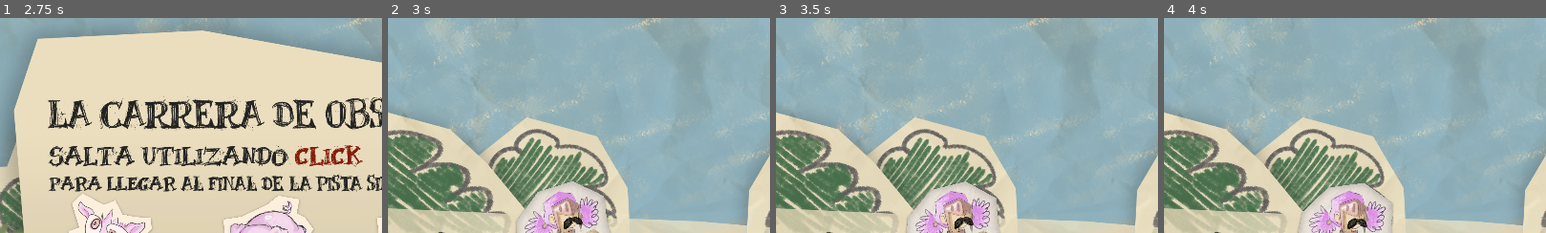
Above: before the commit, frames 1-4 (left to right).
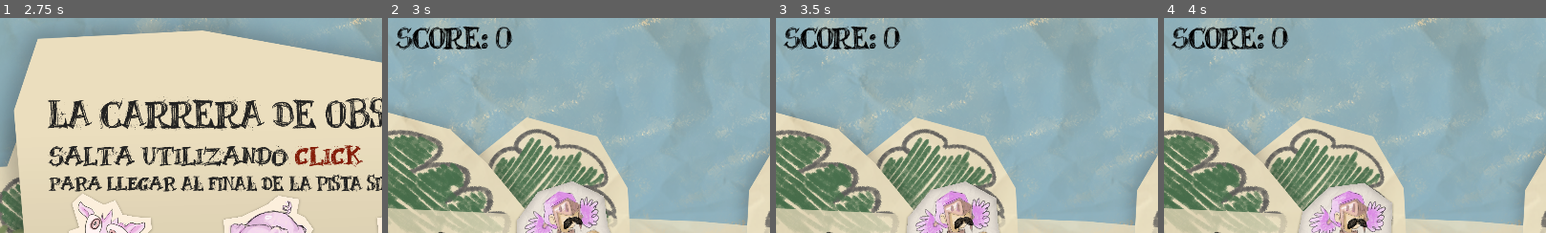
Above: after the commit, the same moments.

Repository: elianabarrios/a-frog-for-the-queendome
Game: Godot game, scene res://scenes/menu/Menu.tscn
Two runs of this game, one before a commit and one after it. Both use one fixed random seed, a clock stepped at 60 frames per second and the inputs below.
Inputs (mouse positions are % of the whole screen's width and height, from its top left):
- Up to frame 1 (2.75 s): click (49, 74) at 0.5 s; click "SKIP" at 1.25 s; click (77, 68) at 2 s
- Up to frame 2 (3 s): click (52, 84) at 2.75 s
- Up to frame 3 (3.5 s): no input
- Up to frame 4 (4 s): move the mouse to (72, 45) at 3.52 s; click (72, 45) at 3.6 s
The pictures show only the part of the screen within x 4-54%, y 6-56%; the shares and areas given below are measured in that part.

Frame 1 is identical in both runs. In frame 2, 1.6% of the frame differs, in the area x 2-33%, y 3-16%; in frame 3, 1.6%; in frame 4, 1.6%.

Commit message:
puntaje del nivel
se creo el puntaje del nivel y su descenso ante colisiones

Diff:
--- a/scenes/characters/princess/peluda/PrincessPeluda.gd
+++ b/scenes/characters/princess/peluda/PrincessPeluda.gd
@@ -22,5 +22,6 @@
 
 
 func _on_Timer_timeout():
+	get_tree().call_group("UI","_go_score_timer")
 	levelStart = true
 	pass
--- a/scenes/level_1/Level1.tscn
+++ b/scenes/level_1/Level1.tscn
@@ -1,8 +1,9 @@
-[gd_scene load_steps=7 format=2]
+[gd_scene load_steps=8 format=2]
 
 [ext_resource path="res://scenes/level_1/Level1Background.tscn" type="PackedScene" id=1]
 [ext_resource path="res://scenes/obstacle/Obstacle.tscn" type="PackedScene" id=2]
 [ext_resource path="res://scenes/characters/princess/peluda/PrincessPeluda.tscn" type="PackedScene" id=3]
+[ext_resource path="res://scenes/ui/UI.tscn" type="PackedScene" id=4]
 [ext_resource path="res://scenes/obstacle/FlyPig.tscn" type="PackedScene" id=5]
 
 [sub_resource type="Animation" id=1]
@@ -241,4 +242,6 @@
 
 [node name="FlyPig19" parent="." instance=ExtResource( 5 )]
 position = Vector2( 48642, 318 )
+
+[node name="UI" parent="." instance=ExtResource( 4 )]
 [connection signal="timeout" from="Timer" to="PrincessPeluda" method="_on_Timer_timeout"]
--- /dev/null
+++ b/scenes/obstacle/FlyPig.gd
@@ -0,0 +1,25 @@
+extends KinematicBody2D
+
+var flying = Vector2(-300,0)
+var start = false
+
+func _physics_process(delta):
+	if start == true:
+		move_and_slide(flying)
+	pass
+
+
+
+func _on_VisibilityNotifier2D_screen_exited():
+	queue_free()
+	pass # Replace with function body.
+
+
+func _on_VisibilityNotifier2D_screen_entered():
+	start = true
+	pass # Replace with function body.
+
+
+func _on_PiggyArea_area_entered(area):
+	get_tree().call_group("UI","_damage")
+	pass # Replace with function body.
--- a/scenes/obstacle/FlyPig.tscn
+++ b/scenes/obstacle/FlyPig.tscn
@@ -1,6 +1,7 @@
-[gd_scene load_steps=4 format=2]
+[gd_scene load_steps=5 format=2]
 
 [ext_resource path="res://assets/obstacle/flying-pig.png" type="Texture" id=1]
+[ext_resource path="res://scenes/obstacle/FlyPig.gd" type="Script" id=2]
 
 [sub_resource type="CircleShape2D" id=1]
 radius = 264.134
@@ -9,7 +10,10 @@
 radius = 290.638
 
 [node name="FlyPig" type="KinematicBody2D"]
-scale = Vector2( 0.6, 0.6 )
+scale = Vector2( 0.5, 0.5 )
+collision_layer = 0
+collision_mask = 0
+script = ExtResource( 2 )
 
 [node name="CoolPiggy" type="Sprite" parent="."]
 scale = Vector2( 0.7, 0.7 )
@@ -20,9 +24,13 @@
 shape = SubResource( 1 )
 
 [node name="PiggyArea" type="Area2D" parent="."]
+collision_layer = 2
 
 [node name="PiggyAreaCollision" type="CollisionShape2D" parent="PiggyArea"]
 scale = Vector2( 0.7, 0.7 )
 shape = SubResource( 2 )
 
 [node name="VisibilityNotifier2D" type="VisibilityNotifier2D" parent="."]
+[connection signal="area_entered" from="PiggyArea" to="." method="_on_PiggyArea_area_entered"]
+[connection signal="screen_entered" from="VisibilityNotifier2D" to="." method="_on_VisibilityNotifier2D_screen_entered"]
+[connection signal="screen_exited" from="VisibilityNotifier2D" to="." method="_on_VisibilityNotifier2D_screen_exited"]
--- a/scenes/obstacle/Obstacle.gd
+++ b/scenes/obstacle/Obstacle.gd
@@ -11,12 +11,11 @@
 
 
 func _on_PigArea_area_entered(area):
-	##ACA DEBERIA LLAMAR A UNA FUNCIÓN EN PLAYER O UI PARA CONTAR LA ALTERACIÓN DEL PUNTAJE
+	get_tree().call_group("UI","_damage")
 	$Pig.play("Pisao")
 	pisao = true
+	pass
 
-	## Reproducir sonido, cambiar de animación
-	pass
 
 
 func _on_VisibilityNotifier2D_screen_exited():
--- /dev/null
+++ b/scenes/obstacle/VisibilityNotifier2D.gd
@@ -0,0 +1,16 @@
+extends VisibilityNotifier2D
+
+
+# Declare member variables here. Examples:
+# var a = 2
+# var b = "text"
+
+
+# Called when the node enters the scene tree for the first time.
+func _ready():
+	pass # Replace with function body.
+
+
+# Called every frame. 'delta' is the elapsed time since the previous frame.
+#func _process(delta):
+#	pass
--- /dev/null
+++ b/scenes/ui/ScoreScreen.gd
@@ -0,0 +1,6 @@
+extends Node2D
+
+
+
+func _ready():
+	pass # Replace with function body.
--- a/scenes/ui/ScoreScreen.tscn
+++ b/scenes/ui/ScoreScreen.tscn
@@ -1,31 +1,43 @@
-[gd_scene load_steps=2 format=2]
+[gd_scene load_steps=3 format=2]
 
 [ext_resource path="res://assets/level/final_points.png" type="Texture" id=1]
+[ext_resource path="res://scenes/ui/ScoreScreen.gd" type="Script" id=2]
 
 [node name="ScoreScreen" type="Node2D"]
+script = ExtResource( 2 )
 
 [node name="ScoresBackground" type="Sprite" parent="."]
 position = Vector2( 962, 541 )
 texture = ExtResource( 1 )
 
-[node name="Control" type="Control" parent="."]
-margin_right = 40.0
-margin_bottom = 40.0
+[node name="ProsperaScore" type="Label" parent="."]
+margin_left = 816.0
+margin_top = 440.0
+margin_right = 1106.0
+margin_bottom = 572.0
+valign = 1
 __meta__ = {
 "_edit_use_anchors_": false
 }
 
-[node name="ProsperaScore" type="Label" parent="Control"]
-margin_right = 40.0
-margin_bottom = 14.0
+[node name="PerpetuaScore" type="Label" parent="."]
+margin_left = 310.0
+margin_top = 444.0
+margin_right = 628.0
+margin_bottom = 572.0
+align = 1
+valign = 1
 __meta__ = {
 "_edit_use_anchors_": false
 }
 
-[node name="PerpetuaScore" type="Label" parent="Control"]
-margin_right = 40.0
-margin_bottom = 14.0
-
-[node name="PeludaScore" type="Label" parent="Control"]
-margin_right = 40.0
-margin_bottom = 14.0
+[node name="PeludaScore" type="Label" parent="."]
+margin_left = 1302.0
+margin_top = 500.0
+margin_right = 1584.0
+margin_bottom = 634.0
+align = 2
+valign = 1
+__meta__ = {
+"_edit_use_anchors_": false
+}
--- /dev/null
+++ b/scenes/ui/UI.gd
@@ -0,0 +1,24 @@
+extends CanvasLayer
+
+export var scorePoints = 0
+
+
+
+func _ready():
+	$Control/UIContainer/Score.text = "Score: "+ str(scorePoints)
+	$Control/UIContainer/Score.modulate = Color(0,0,0,1)
+	pass
+
+func _go_score_timer():
+	$ScoreTimer.start()
+	pass
+
+func _damage():
+	scorePoints -= 10
+	$Control/UIContainer/Score.modulate = Color(1,0,0,1)
+
+func _on_ScoreTimer_timeout():
+	scorePoints += 10
+	$Control/UIContainer/Score.text = "Score: "+ str(scorePoints)
+	$Control/UIContainer/Score.modulate = Color(0,0,0,1)
+	pass
--- a/scenes/ui/UI.tscn
+++ b/scenes/ui/UI.tscn
@@ -1,6 +1,12 @@
-[gd_scene format=2]
+[gd_scene load_steps=3 format=2]
 
-[node name="UI" type="CanvasLayer"]
+[ext_resource path="res://assets/fonts/new_dynamicfont.tres" type="DynamicFont" id=1]
+[ext_resource path="res://scenes/ui/UI.gd" type="Script" id=2]
+
+[node name="UI" type="CanvasLayer" groups=[
+"UI",
+]]
+script = ExtResource( 2 )
 
 [node name="Control" type="Control" parent="."]
 margin_right = 40.0
@@ -10,13 +16,18 @@
 }
 
 [node name="UIContainer" type="VBoxContainer" parent="Control"]
-margin_right = 40.0
-margin_bottom = 40.0
+margin_left = 108.0
+margin_top = 84.0
+margin_right = 325.0
+margin_bottom = 114.0
 __meta__ = {
 "_edit_use_anchors_": false
 }
 
 [node name="Score" type="Label" parent="Control/UIContainer"]
-margin_right = 49.0
-margin_bottom = 14.0
-text = "SCORE: "
+margin_right = 217.0
+margin_bottom = 95.0
+custom_fonts/font = ExtResource( 1 )
+
+[node name="ScoreTimer" type="Timer" parent="."]
+[connection signal="timeout" from="ScoreTimer" to="." method="_on_ScoreTimer_timeout"]
